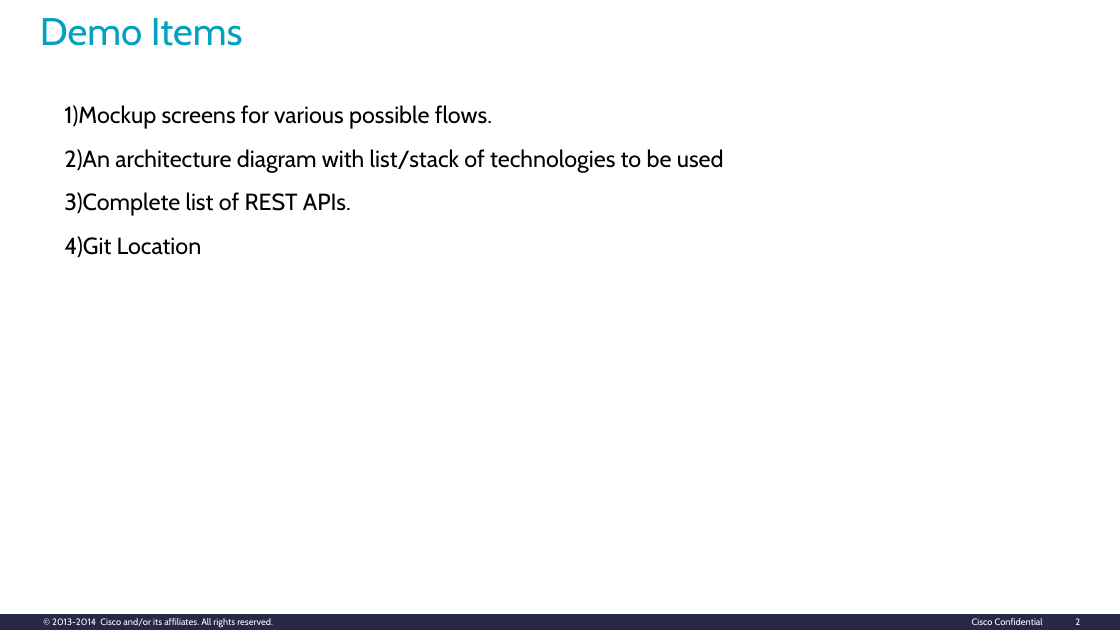
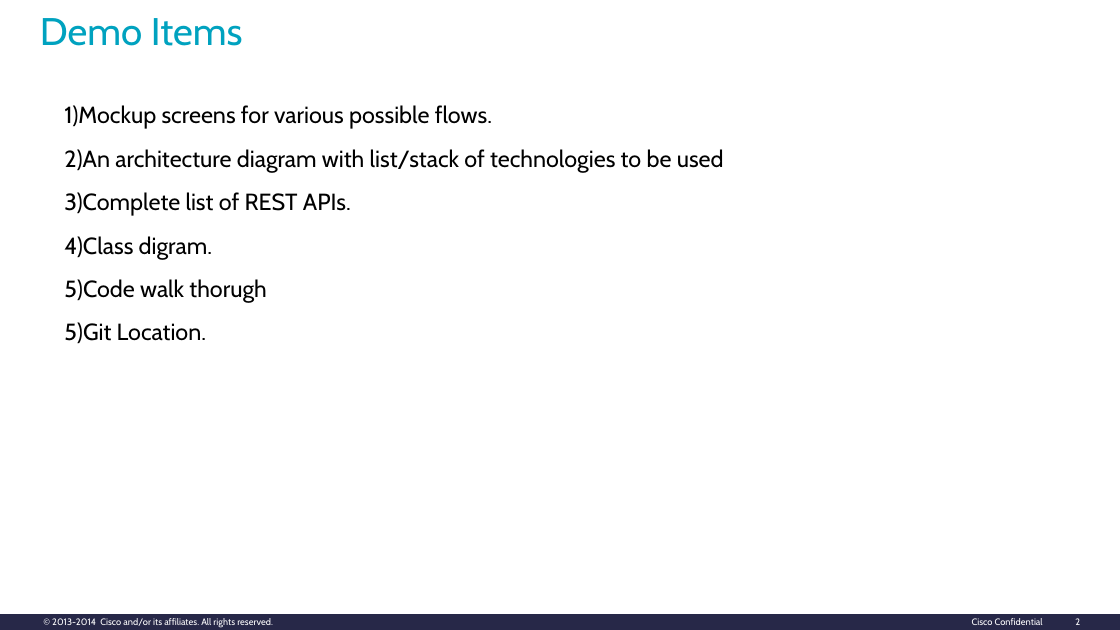
Before and after one commit to suprusty/blog, a slide deck: slide 2 of CMAD_CISCOBLOG.pptx. Drawn at 1120x630 pixels with LibreOffice and Linux fonts; fonts in the diff are those of the drawing. Boxes give left, top, right and bottom in pixels: in the first picture for what was removed or moved away, otherwise in the second. Text is boxed around its words. In the diff, an @@ line names an element or a change of style, - is before the commit and + after.

Commit message:
SANITY:Yes

```diff
--- a/CMAD_CISCOBLOG.pptx
+++ b/CMAD_CISCOBLOG.pptx
@@ text at [64,236,266,344]: text changed @@
-4)Git Location
+4)Class digram.
+5)Code walk thorugh
+5)Git Location.
```
